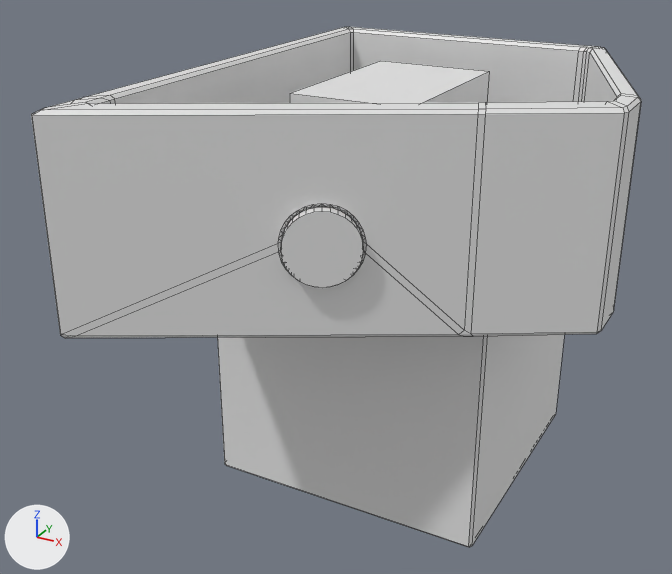
One commit to the Blender file CAD/Case.blend: the scene before it, then after it.
The view is the same before and after, from a camera (50 mm lens) standing at (87.0, -168.6, 96.7) and looking at (3.7, -17.0, 20.9). Lighting does not change. The marker at lower left points along +X, +Y and +Z. Mesh edges are drawn as thin lines.

The first picture shows 'CAM', 'Case', 'MKR'.
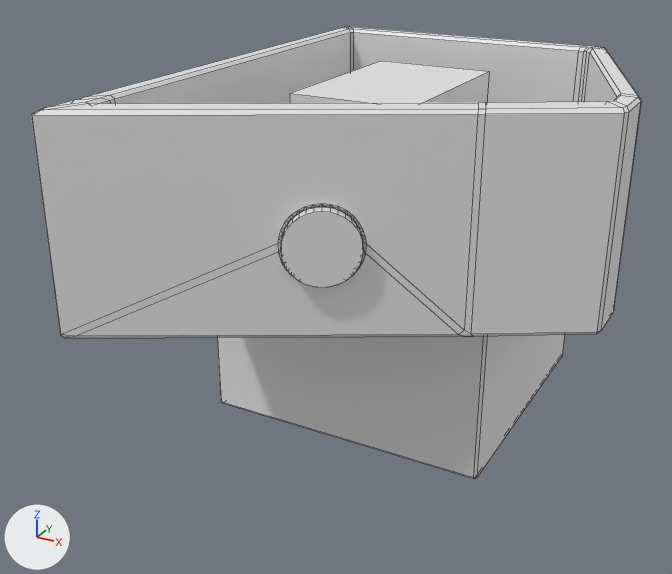
Commit message: added shorter case

Where the change shows, as pixel boxes (x1, y1, x2, y2) in the pictures (672 x 574 px; the box of a moved part takes in the faces that stretch with it):
'Case', reshaped (13% shorter)
    before: (31, 27, 641, 547)
    after: (31, 27, 641, 479)
part 1 of me_cube_002, moved or reshaped
    before: (217, 334, 564, 547)
    after: (217, 334, 564, 479)

The edits, one by one:
me_cube_002 has 44 vertices, 42 faces and spans x -0.5..1.25, y -0.75..0.62, z -0.5..1.06.
me_cube_002 is used by ob_case; location (20.0, 10.0, 0.0); rotation (0.0, 0.0, -1.571), in degrees (0, 0, -90); scale (60.0, 60.0, 60.0).
Before the commit, vertices of me_cube_002: 0 (-0.5, -0.75, -0.5), 2 (-0.5, 0.28, -0.5), 4 (0.5, -0.75, -0.5), 5 (0.5, 0.28, -0.5), 9 (-0.42, 0.25, -0.45).
Before the commit, vertices of me_cube_002: 22 (-0.42, -0.68, -0.45), 25 (0.44, 0.25, -0.45), 27 (0.44, -0.68, -0.45).
Part 1, on me_cube_002:
Vertices 0, 2, 4, 5, 9, 22, 25, 27 of me_cube_002 move by (0.0, 0.0, 0.28).
